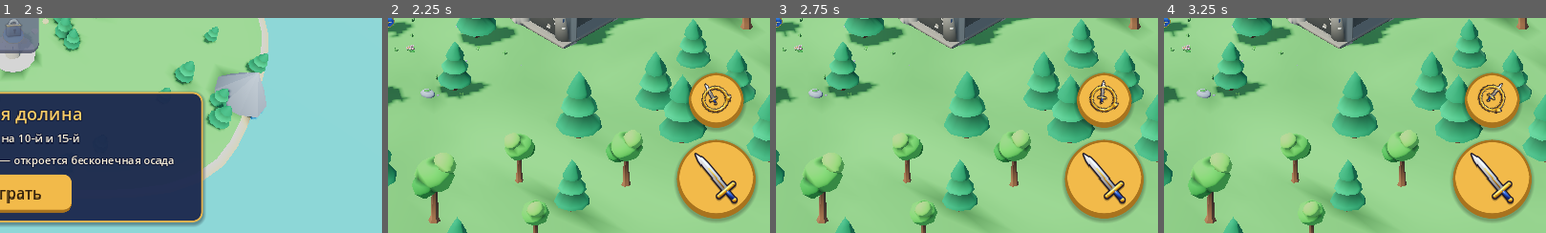
Above: before the commit, frames 1-4 (left to right).
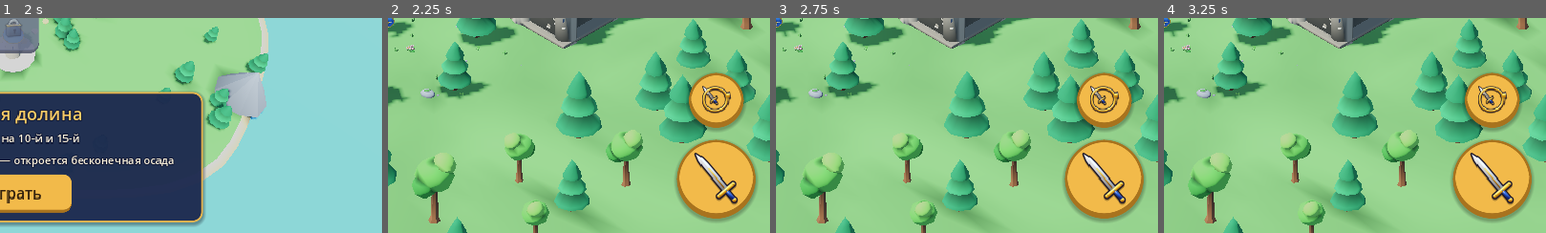
Above: after the commit, the same moments.

Repository: glebanya13/tinyguard
Game: Godot game, scene res://scenes/level_select.tscn
Same seed, same stepped clock (60 frames per second), same inputs: the game is played once before the commit and once after it.
Inputs (mouse positions are % of the whole screen's width and height, from its top left):
- Up to frame 1 (2 s): click (95, 7) at 0.5 s; click "1" at 1.25 s
- Up to frame 2 (2.25 s): click "Играть" at 2 s
- Up to frame 3 (2.75 s): no input
- Up to frame 4 (3.25 s): click (77, 6) at 2.75 s
The pictures show only the part of the screen within x 50-100%, y 50-100%; the shares and areas given below are measured in that part.

Frame 1 is identical in both runs. In frame 2, 0.5% of the frame differs, in the area x 82-90%, y 30-45%; in frame 3, 0.6%; in frame 4, 0.7%.

Commit message:
Code review fixes: atomic save with backup (never overwrite a damaged save), joystick/pinch released on pause, pending build cancelled on another slot, idle towers retarget less often, cached focus target, throttled guide arrow, tree choppable only when grown, shots survive selling, unscaled battle time, tests use scratch saves
Co-Authored-By: Claude Opus 5.5 <noreply@anthropic.com>
Claude-Session: https://claude.ai/code/session_01Jn6C1T23zeB4fAt7EFLmDy

Diff:
--- a/scripts/camera_follow.gd
+++ b/scripts/camera_follow.gd
@@ -74,6 +74,17 @@
 		zoom_by(1.0 / magnify.factor)
 
 
+## Forgets active touches (their release may have been lost during a pause).
+func reset_touches() -> void:
+	_touches.clear()
+	_pinch_distance = 0.0
+
+
+func _notification(what: int) -> void:
+	if what == NOTIFICATION_APPLICATION_FOCUS_OUT:
+		reset_touches()
+
+
 ## Multiplies the orthographic size (> 1 zooms out).
 func zoom_by(factor: float) -> void:
 	size = clampf(size * factor, min_size, max_size)
--- a/scripts/hero.gd
+++ b/scripts/hero.gd
@@ -47,6 +47,8 @@
 @export var spin_radius: float = 2.2
 @export var spin_damage_mult: float = 1.6
 @export var spin_cooldown: float = 12.0
+## Seconds one whirlwind turn takes.
+@export var spin_duration: float = 0.45
 @export var spin_fx: PackedScene
 
 ## Set by the on-screen joystick (length 0..1).
@@ -118,6 +120,7 @@
 
 ## Walk to `target` until within `reach` metres, then call `on_arrive`.
 func move_to(target: Vector3, reach: float = 0.1, on_arrive: Callable = Callable()) -> void:
+	cancel_order()  # a new order replaces the old one (listeners hear it end)
 	_has_order = true
 	_order_target = Vector3(target.x, 0.0, target.z)
 	_waypoints = (
@@ -168,11 +171,11 @@
 	cancel_order()
 	_spin_left = spin_cooldown
 	_cooldown_left = attack_cooldown
-	_attack_left = 0.45
+	_attack_left = spin_duration
 	_anim.play(&"attack", 0.05)
 	_anim.speed_scale = 1.4
 	var tween := create_tween()
-	tween.tween_property(_model, "rotation:y", _model.rotation.y + TAU, 0.45)
+	tween.tween_property(_model, "rotation:y", _model.rotation.y + TAU, spin_duration)
 	_swing_sound.play()
 	if spin_fx:
 		var fx := spin_fx.instantiate() as Node3D
--- a/scripts/hud.gd
+++ b/scripts/hud.gd
@@ -48,6 +48,7 @@
 var _joystick_visible: bool = false
 var _next_wave_key: int = -1
 var _card_hash: int = 0
+var _spin_shown: int = -1
 ## Touch build: no keyboard hints or hover tooltips.
 var _touch: bool = OS.has_feature("mobile")
 
@@ -154,11 +155,14 @@
 
 ## Whirlwind button: seconds left on the cooldown (0 = ready).
 func set_spin_cooldown(seconds: float) -> void:
+	var shown: int = ceili(seconds)
+	if shown == _spin_shown:
+		return  # called every frame: touch the controls only when the number changes
+	_spin_shown = shown
 	var ready: bool = seconds <= 0.0
 	_spin_button.disabled = not ready
 	_spin_label.text = "" if ready else str(ceili(seconds))
 	_spin_icon.modulate.a = 1.0 if ready else 0.35
-	_spin_icon.rotation = 0.0 if not ready else _spin_icon.rotation + 0.02
 
 
 ## Sword for enemies, axe for trees.
--- a/scripts/level_catalog.gd
+++ b/scripts/level_catalog.gd
@@ -12,6 +12,10 @@
 ## True when the selected level is played as an endless siege.
 static var endless: bool = false
 static var _levels: Array = []
+static var _save: ConfigFile = null
+static var _save_loaded_from: String = ""
+## Set when the save exists but cannot be parsed: never overwrite it then.
+static var _save_broken: bool = false
 
 
 static func levels() -> Array:
@@ -30,21 +34,18 @@
 
 ## Highest level id the player may start (1 = only the first).
 static func unlocked() -> int:
-	var cfg := ConfigFile.new()
-	cfg.load(save_path)
+	var cfg: ConfigFile = data()
 	return int(cfg.get_value("progress", "unlocked", 1))
 
 
 static func is_completed(id: int) -> bool:
-	var cfg := ConfigFile.new()
-	cfg.load(save_path)
+	var cfg: ConfigFile = data()
 	return bool(cfg.get_value("progress", "won_%d" % id, false))
 
 
 ## Best result on a level: 0 (not won) .. 3 stars.
 static func stars(id: int) -> int:
-	var cfg := ConfigFile.new()
-	cfg.load(save_path)
+	var cfg: ConfigFile = data()
 	var best: int = int(cfg.get_value("progress", "stars_%d" % id, 0))
 	if best == 0 and bool(cfg.get_value("progress", "won_%d" % id, false)):
 		best = 1  # saved before stars existed
@@ -60,26 +61,23 @@
 
 static func complete(id: int, earned_stars: int = 1) -> void:
 	var best: int = maxi(stars(id), earned_stars)
-	var cfg := ConfigFile.new()
-	cfg.load(save_path)
+	var cfg: ConfigFile = data()
 	cfg.set_value("progress", "won_%d" % id, true)
 	cfg.set_value("progress", "stars_%d" % id, best)
 	cfg.set_value("progress", "unlocked", maxi(unlocked(), mini(id + 1, levels().size())))
-	cfg.save(save_path)
+	commit()
 
 
 static func sound_on() -> bool:
-	var cfg := ConfigFile.new()
-	cfg.load(save_path)
+	var cfg: ConfigFile = data()
 	return bool(cfg.get_value("settings", "sound", true))
 
 
 ## Mutes or unmutes the master bus and remembers the choice.
 static func set_sound_on(on: bool) -> void:
-	var cfg := ConfigFile.new()
-	cfg.load(save_path)
+	var cfg: ConfigFile = data()
 	cfg.set_value("settings", "sound", on)
-	cfg.save(save_path)
+	commit()
 	apply_sound()
 
 
@@ -89,8 +87,7 @@
 
 ## Best wave survived in the endless siege of a level (0 = never played).
 static func endless_record(id: int) -> int:
-	var cfg := ConfigFile.new()
-	cfg.load(save_path)
+	var cfg: ConfigFile = data()
 	return int(cfg.get_value("progress", "endless_%d" % id, 0))
 
 
@@ -98,8 +95,39 @@
 static func save_endless(id: int, wave: int) -> bool:
 	if wave <= endless_record(id):
 		return false
-	var cfg := ConfigFile.new()
-	cfg.load(save_path)
+	var cfg: ConfigFile = data()
 	cfg.set_value("progress", "endless_%d" % id, wave)
-	cfg.save(save_path)
+	commit()
 	return true
+
+
+## The save file, loaded once and cached. A corrupt file falls back to its
+## .bak copy; if both fail the game runs on defaults and never writes.
+static func data() -> ConfigFile:
+	if _save != null and _save_loaded_from == save_path:
+		return _save
+	_save = ConfigFile.new()
+	_save_loaded_from = save_path
+	_save_broken = false
+	var error: Error = _save.load(save_path)
+	if error != OK and error != ERR_FILE_NOT_FOUND:
+		push_error("Save %s is damaged (%s), trying the backup" % [save_path, error_string(error)])
+		_save = ConfigFile.new()
+		if _save.load(save_path + ".bak") != OK:
+			_save = ConfigFile.new()
+			_save_broken = true
+	return _save
+
+
+## Writes the cached save atomically: temp file, keep the old one as .bak, rename.
+static func commit() -> void:
+	if _save == null or _save_broken:
+		return
+	var tmp: String = save_path + ".tmp"
+	if _save.save(tmp) != OK:
+		push_error("Cannot write the save to %s" % tmp)
+		return
+	var real: String = ProjectSettings.globalize_path(save_path)
+	if FileAccess.file_exists(save_path):
+		DirAccess.copy_absolute(real, real + ".bak")
+	DirAccess.rename_absolute(ProjectSettings.globalize_path(tmp), real)
--- a/scripts/level_select.gd
+++ b/scripts/level_select.gd
@@ -18,6 +18,8 @@
 
 var _site_buttons: Array[Button] = []
 var _sites: Array[Node3D] = []
+## Level id of each site button (same order as _site_buttons).
+var _site_ids: Array[int] = []
 var _selected: int = 0
 var _time: float = 0.0
 var _camera_base: Transform3D
@@ -63,7 +65,7 @@
 	_camera.transform = Transform3D(Basis(Vector3.UP, angle), Vector3.ZERO) * _camera_base
 	for i in _site_buttons.size():
 		var button: Button = _site_buttons[i]
-		var bob: float = sin(_time * 2.4 + i) * 4.0 if i + 1 == _selected else 0.0
+		var bob: float = sin(_time * 2.4 + i) * 4.0 if _site_ids[i] == _selected else 0.0
 		var screen: Vector2 = _camera.unproject_position(_sites[i].global_position)
 		button.position = screen - button.size / 2.0 + Vector2(0.0, bob)
 
@@ -107,6 +109,7 @@
 		button.add_child(number)
 		_site_buttons.append(button)
 		_sites.append(site)
+		_site_ids.append(id)
 
 
 ## Three star icons, the first `earned` lit.
@@ -145,7 +148,7 @@
 			% [record, Perks.endless_stars(id), Perks.ENDLESS_MAX_STARS]
 		)
 	for i in _site_buttons.size():
-		_site_buttons[i].modulate = Color(1.15, 1.1, 0.9) if i + 1 == id else Color.WHITE
+		_site_buttons[i].modulate = Color(1.15, 1.1, 0.9) if _site_ids[i] == id else Color.WHITE
 
 
 func _refresh_stars() -> void:
--- a/scripts/main.gd
+++ b/scripts/main.gd
@@ -12,7 +12,6 @@
 	"звёзды покупают постоянные улучшения в Казне на карте",
 	"рубите деревья между волнами — дерево нужно для улучшений",
 	"ставьте башни там, где тропа делает петлю: враги проходят их дважды",
-	"ремонт стен в кузнице: +2 жизни за 25 дерева",
 ]
 
 const LEVEL_SELECT_SCENE := "res://scenes/level_select.tscn"
@@ -46,6 +45,8 @@
 const PATH_HEIGHT := 0.05
 ## Camera look-at area is the level bounds shrunk by this margin.
 const CAMERA_MARGIN := 4.0
+## The guide arrow looks for a new target this often (it scans groups).
+const GUIDE_REFRESH_FRAMES := 12
 ## Physics layers that block walking: level colliders (1) and trees (3).
 const WALK_OBSTACLE_MASK := 1 | 4
 ## Radius a built tower blocks on the walk grid.
@@ -57,6 +58,12 @@
 var walk_grid := WalkGrid.new()
 
 var _focused_tree: WoodTree = null
+## What the hero's next swing hits, computed once per frame.
+var _focus: Node3D = null
+var _guide_target: Node3D = null
+var _pending_slot: TowerSlot = null
+var _guide_wait: int = 0
+var _guide_done: bool = false
 var _paused: bool = false
 var _endless: bool = false
 var _waves_cleared: int = 0
@@ -111,7 +118,7 @@
 	_wave_manager.wave_started.connect(_on_wave_started)
 	_wave_manager.all_waves_cleared.connect(_on_all_waves_cleared)
 
-	_build_manager.slot_selected.connect(_refresh_card.unbind(1))
+	_build_manager.slot_selected.connect(_on_slot_selected)
 	_build_manager.selection_cleared.connect(_refresh_card)
 	_build_manager.tower_built.connect(_on_tower_built)
 	_build_manager.tower_upgraded.connect(_on_tower_upgraded)
@@ -163,6 +170,8 @@
 		return
 	_paused = not _paused
 	get_tree().paused = _paused
+	_hero.joystick_vector = Vector2.ZERO
+	_camera.reset_touches()
 	if _paused:
 		_hero.cancel_order()
 		_hud.show_pause_menu()
@@ -200,12 +209,13 @@
 
 
 func _process(delta: float) -> void:
-	_stats["time"] += delta
+	_stats["time"] += delta / Engine.time_scale  # real seconds, also at x2
 	var next: int = _wave_manager.current_wave + 1
 	_hud.set_next_wave(
 		next, _wave_manager.time_to_next_wave(), _wave_manager.plan.is_boss_wave(next)
 	)
 	_auto_select_near_hero()
+	_focus = _hero.get_focus_target()
 	_update_target_ring()
 	_hud.set_spin_cooldown(_hero.spin_cooldown_left())
 	_update_guide_arrow()
@@ -214,7 +224,7 @@
 ## Ring under whatever the next swing hits; the attack button shows an axe
 ## for trees and a sword for enemies.
 func _update_target_ring() -> void:
-	var target: Node3D = _hero.get_focus_target()
+	var target: Node3D = _focus
 	if target != _focused_tree:
 		if is_instance_valid(_focused_tree):
 			_focused_tree.set_highlighted(false)
@@ -346,6 +356,7 @@
 	else:
 		_hero.move_to(slot.global_position, BUILD_REACH, _execute.bind(id, slot))
 		_pending_command = id
+		_pending_slot = slot
 		_refresh_card()
 
 
@@ -460,7 +471,7 @@
 				"wood": refund.y,
 				"gain": true,
 				"enabled": true,
-				"tooltip": "Продать за 70%% вложенного (X)"
+				"tooltip": "Продать за %d%% вложенного (X)" % roundi(TowerData.SELL_REFUND * 100.0)
 			}
 		)
 	if slot != null:
@@ -495,10 +506,16 @@
 	var sword: Vector2i = _hero.sword_upgrade_cost()
 	var next_damage: String = ""
 	if sword.x >= 0:
-		next_damage = " → %d" % _hero.sword_damage_levels[_hero.sword_level + 1]
+		var next_index: int = mini(_hero.sword_level + 1, _hero.sword_damage_levels.size() - 1)
+		next_damage = (" → %d" % (_hero.sword_damage_levels[next_index] * _hero.damage_multiplier))
 	info["stats"] = (
 		"Меч: урон %d%s · замок: %d/%d жизней"
-		% [_hero.attack_damage, next_damage, _game_state.lives, _game_state.starting_lives]
+		% [
+			_hero.attack_damage * _hero.damage_multiplier,
+			next_damage,
+			_game_state.lives,
+			_game_state.starting_lives
+		]
 	)
 	var upgrade := {
 		"id": &"sword",
@@ -573,6 +590,18 @@
 ## Bouncing arrow over the next thing to do: a tree, a slime, a free slot.
 func _update_guide_arrow() -> void:
 	var target: Node3D = null
+	_guide_wait -= 1
+	if _guide_done or _guide_wait > 0:
+		if _guide_done:
+			_guide_arrow.hide()
+		elif _guide_target and is_instance_valid(_guide_target):
+			_place_guide_arrow(_guide_target)
+		else:
+			_guide_arrow.hide()
+		return
+	_guide_wait = GUIDE_REFRESH_FRAMES
+	if _guide_step() == GuideStep.NONE:
+		_guide_done = true  # hints end for good once the first towers stand
 	if _build_manager.selected_slot == null and not _forge_open:
 		match _guide_step():
 			GuideStep.CHOP:
@@ -587,7 +616,12 @@
 				target = _nearest_in_group(
 					TowerSlot.GROUP, func(n: Node) -> bool: return (n as TowerSlot).is_free()
 				)
-	_guide_arrow.visible = target != null and target != _hero.get_focus_target()
+	_guide_target = target
+	_place_guide_arrow(target)
+
+
+func _place_guide_arrow(target: Node3D) -> void:
+	_guide_arrow.visible = target != null and target != _focus
 	if _guide_arrow.visible:
 		var bob: float = 0.18 * sin(Time.get_ticks_msec() * 0.006)
 		var height: float = 2.6 if target is WoodTree else 1.0
@@ -629,6 +663,13 @@
 		_hud.popup(text, _camera.unproject_position(at), color, icon)
 
 
+func _on_slot_selected(slot: TowerSlot) -> void:
+	# Picking another slot drops a build/upgrade the hero was walking to do.
+	if _pending_command != &"" and slot != _pending_slot:
+		_hero.cancel_order()
+	_refresh_card()
+
+
 func _on_resources_changed() -> void:
 	_hud.set_gold(_game_state.gold)
 	_hud.set_wood(_game_state.wood)
@@ -647,7 +688,9 @@
 	_spawn_fx(BUILD_FX, slot.global_position)
 	# Rise out of the dust.
 	tower.scale = Vector3(1.0, 0.2, 1.0)
-	create_tween().tween_property(tower, "scale", Vector3.ONE, 0.45).set_trans(Tween.TRANS_BACK)
+	tower.create_tween().tween_property(tower, "scale", Vector3.ONE, 0.45).set_trans(
+		Tween.TRANS_BACK
+	)
 	_refresh_card()
 
 
@@ -742,7 +785,14 @@
 		)
 		_end_game(title, record, 0, line + "\n")
 		return
-	_end_game("Поражение", false, 0, "Совет: " + DEFEAT_TIPS.pick_random() + "\n")
+	var tips: Array[String] = DEFEAT_TIPS.duplicate()
+	tips.append(
+		(
+			"ремонт стен в кузнице: +%d жизни за %d дерева"
+			% [_game_state.repair_lives, _game_state.repair_wood]
+		)
+	)
+	_end_game("Поражение", false, 0, "Совет: " + tips.pick_random() + "\n")
 
 
 func _end_game(message: String, victory: bool, stars: int = 0, prefix: String = "") -> void:
--- a/scripts/perks.gd
+++ b/scripts/perks.gd
@@ -35,7 +35,9 @@
 
 
 static func level(id: StringName) -> int:
-	return int(_cfg().get_value("perks", String(id), 0))
+	var perk: PerkData = get_perk(id)
+	var saved: int = int(LevelCatalog.data().get_value("perks", String(id), 0))
+	return clampi(saved, 0, perk.max_level()) if perk else 0
 
 
 ## Current effect of a perk (0 when not bought).
@@ -95,21 +97,14 @@
 static func buy(perk: PerkData) -> bool:
 	if not can_buy(perk):
 		return false
-	var cfg: ConfigFile = _cfg()
-	cfg.set_value("perks", String(perk.id), level(perk.id) + 1)
-	cfg.save(LevelCatalog.save_path)
+	LevelCatalog.data().set_value("perks", String(perk.id), level(perk.id) + 1)
+	LevelCatalog.commit()
 	return true
 
 
 ## Returns every star spent on perks.
 static func reset() -> void:
-	var cfg: ConfigFile = _cfg()
+	var cfg: ConfigFile = LevelCatalog.data()
 	if cfg.has_section("perks"):
 		cfg.erase_section("perks")
-	cfg.save(LevelCatalog.save_path)
-
-
-static func _cfg() -> ConfigFile:
-	var cfg := ConfigFile.new()
-	cfg.load(LevelCatalog.save_path)
-	return cfg
+	LevelCatalog.commit()
--- a/scripts/tower.gd
+++ b/scripts/tower.gd
@@ -18,6 +18,8 @@
 @export var muzzle_height: float = 1.1
 ## Horizontal distance from the tower axis towards the target (crossbow tip).
 @export var muzzle_reach: float = 0.3
+## Seconds between target searches while nothing is in range.
+@export var retarget_interval: float = 0.15
 ## Bolt effect for chain towers.
 @export var chain_fx: PackedScene
 
@@ -42,6 +44,7 @@
 		return
 	var target: Enemy = find_nearest_enemy()
 	if target == null:
+		_cooldown = retarget_interval
 		return
 	_shoot(target)
 	_cooldown = fire_interval
@@ -88,9 +91,9 @@
 		push_warning("Tower: projectile_scene is not set")
 		return
 	var projectile := projectile_scene.instantiate() as Projectile
-	# top_level keeps the projectile in world space, independent of the tower.
+	# A sibling, not a child: shots in flight survive selling the tower.
 	projectile.top_level = true
-	add_child(projectile)
+	add_sibling(projectile)
 	var aim: Vector3 = target.global_position - global_position
 	aim.y = 0.0
 	var reach: Vector3 = aim.normalized() * muzzle_reach if aim.length() > 0.01 else Vector3.ZERO
--- a/scripts/virtual_joystick.gd
+++ b/scripts/virtual_joystick.gd
@@ -40,6 +40,10 @@
 
 
 func _notification(what: int) -> void:
+	# A finger lifted while hidden or paused never reaches _gui_input: let go.
+	var hidden: bool = what == NOTIFICATION_VISIBILITY_CHANGED and not is_visible_in_tree()
+	if (hidden or what == NOTIFICATION_APPLICATION_FOCUS_OUT) and _touch_index != -1:
+		_release()
 	if what == NOTIFICATION_RESIZED:
 		_center = size / 2.0
 		if _touch_index == -1:
--- a/scripts/wave_manager.gd
+++ b/scripts/wave_manager.gd
@@ -83,6 +83,9 @@
 
 
 func _spawn_enemy() -> void:
+	if _queue.is_empty():
+		_check_wave_end()
+		return
 	var entry: Dictionary = _queue.pop_front()
 	var enemy := enemy_scene.instantiate() as Enemy
 	enemy.setup(entry["data"], entry["hp"])
--- a/scripts/wood_tree.gd
+++ b/scripts/wood_tree.gd
@@ -120,7 +120,6 @@
 		# Someone stands on the stump: try again a bit later.
 		get_tree().create_timer(3.0, false).timeout.connect(_regrow)
 		return
-	_hits_left = hits
 	_yaw = Quaternion(Vector3.UP, randf() * TAU)
 	_tree.quaternion = _yaw
 	_tree.scale = Vector3.ONE * 0.05 * model_scale
@@ -135,6 +134,7 @@
 		. set_ease(Tween.EASE_OUT)
 	)
 	_tween.tween_callback(_stump.hide)
+	_tween.tween_callback(func() -> void: _hits_left = hits)  # choppable once grown
 	_tween.tween_callback(_set_animated.bind(false))
 
 
--- a/tests/test_combat.gd
+++ b/tests/test_combat.gd
@@ -13,6 +13,9 @@
 
 
 func _initialize() -> void:
+	# Never touch the developer's real save (perks would change the numbers).
+	LevelCatalog.save_path = "user://test_combat.cfg"
+	DirAccess.remove_absolute(ProjectSettings.globalize_path(LevelCatalog.save_path))
 	LevelCatalog.selected_id = 1
 	change_scene_to_file("res://scenes/main.tscn")
 	_run.call_deferred()
--- a/tests/test_gameplay.gd
+++ b/tests/test_gameplay.gd
@@ -7,6 +7,9 @@
 
 
 func _initialize() -> void:
+	# Never touch the developer's real save (perks would change the numbers).
+	LevelCatalog.save_path = "user://test_gameplay.cfg"
+	DirAccess.remove_absolute(ProjectSettings.globalize_path(LevelCatalog.save_path))
 	LevelCatalog.selected_id = (
 		int(OS.get_environment("LEVEL")) if OS.get_environment("LEVEL") != "" else 1
 	)
--- a/tests/test_meta.gd
+++ b/tests/test_meta.gd
@@ -52,7 +52,31 @@
 	check(Perks.endless_stars(1) == 3, "record raises stars")
 	Perks.reset()
 	check(Perks.spent_stars() == 0, "perks reset")
+
+	# A damaged save is never overwritten; the .bak copy (made on commit) is used.
+	LevelCatalog.complete(1, 3)  # commit -> the previous file becomes .bak
+	var real: String = ProjectSettings.globalize_path(SAVE)
+	var f := FileAccess.open(real, FileAccess.WRITE)
+	f.store_string("[progress\nbroken = = =")
+	f.close()
+	LevelCatalog.save_path = "user://other.cfg"  # drop the cache
+	LevelCatalog.save_path = SAVE
+	check(LevelCatalog.stars(1) == 3, "damaged save falls back to the backup")
+	DirAccess.remove_absolute(real + ".bak")
+	f = FileAccess.open(real, FileAccess.WRITE)
+	f.store_string("[progress\nbroken = = =")
+	f.close()
+	LevelCatalog.save_path = "user://other.cfg"
+	LevelCatalog.data()
+	LevelCatalog.save_path = SAVE
+	LevelCatalog.set_sound_on(true)
+	check(
+		FileAccess.get_file_as_string(real).begins_with("[progress\nbroken"),
+		"damaged save left untouched"
+	)
+	DirAccess.remove_absolute(real + ".tmp")
 	LevelCatalog.endless = false
-	DirAccess.remove_absolute(ProjectSettings.globalize_path(SAVE))
+	for suffix in ["", ".bak", ".tmp"]:
+		DirAccess.remove_absolute(ProjectSettings.globalize_path(SAVE) + suffix)
 	print("RESULT: %s (%d failures)" % ["PASS" if fails == 0 else "FAIL", fails])
 	quit(fails)
--- a/tests/test_walk.gd
+++ b/tests/test_walk.gd
@@ -4,6 +4,9 @@
 
 
 func _initialize() -> void:
+	# Never touch the developer's real save (perks would change the numbers).
+	LevelCatalog.save_path = "user://test_walk.cfg"
+	DirAccess.remove_absolute(ProjectSettings.globalize_path(LevelCatalog.save_path))
 	LevelCatalog.selected_id = (
 		int(OS.get_environment("LEVEL")) if OS.get_environment("LEVEL") != "" else 1
 	)
